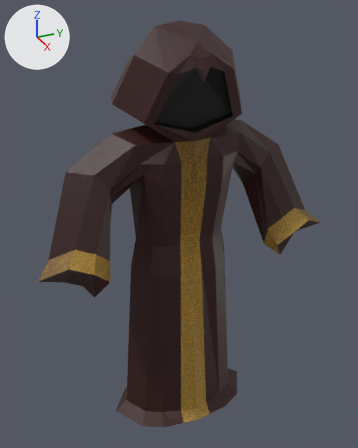
Renders of the Blender file Models/elder.blend from each side of a commit.
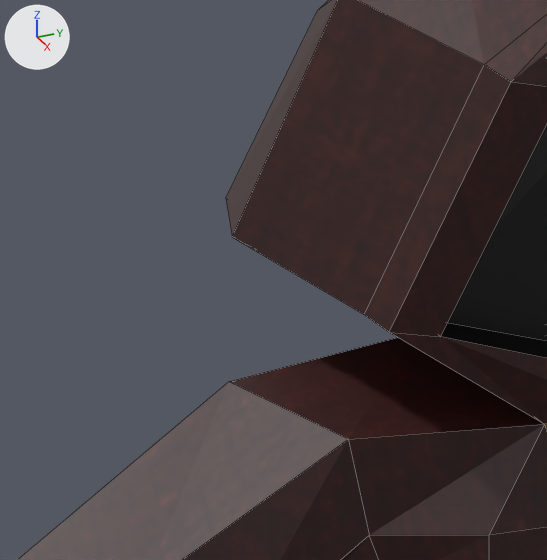
The first picture shows the older version from a camera (50 mm lens) standing at (8.89, -4.22, 5.37) and looking at (-0.56, 0.03, 0.64). The close-ups show the older and then the newer version on the part from 18% to 49% of the width and 13% to 38% of the height of that picture. Only the edits that show in the close-ups are written down. Arrows for +X, +Y and +Z are at upper left; the lights stay in place. The close-ups show mesh edges as thin lines.
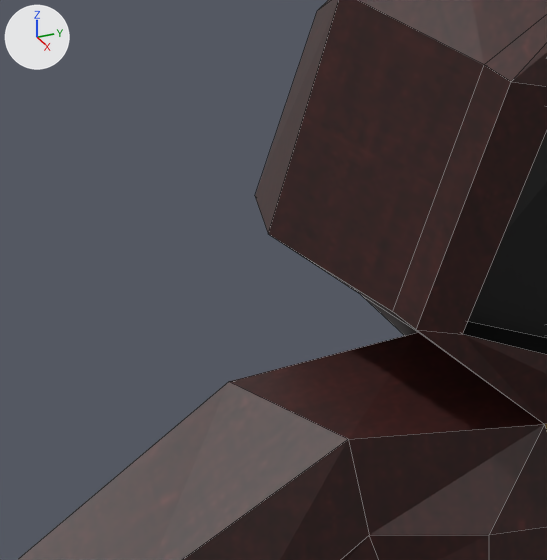
The edits, one by one:
me_cube_001 has 202 vertices, 210 faces, 1 loose edge and spans x -1.59..0.71, y -3.33..3.33, z -4.03..5.14.
me_cube_001 is used by ob_cube; location (0.0, 0.0, -0.175).
Part 1, on me_cube_001:
Vertex 175 of me_cube_001 moves from (-1.2, -1.23, 3.68) at pixel (225, 198) to (-1.2, -1.1, 3.68) at pixel (254, 195).
Vertex 176 of me_cube_001 moves from (0.26, -1.06, 3.41) at pixel (389, 332) to (0.26, -0.95, 3.41) at pixel (416, 329).
Vertex 177 of me_cube_001 moves from (-0.47, -1.43, 3.66) at pixel (232, 237) to (-0.47, -1.28, 3.66) at pixel (268, 234).
Vertex 178 of me_cube_001 moves from (0.13, -1.11, 3.45) at pixel (364, 314) to (0.13, -0.99, 3.45) at pixel (392, 311).
Vertex 179 of me_cube_001 moves from (0.26, -0.85, 3.37) at pixel (440, 336) to (0.26, -0.76, 3.37) at pixel (462, 334).
Vertex 180 of me_cube_001 moves from (0.12, -0.9, 3.42) to (0.12, -0.81, 3.42).

Boxes (x1, y1, x2, y2) around the edits, measured in the close-ups (547 x 560 px; the box of a moved part takes in the faces that stretch with it):
part 1 of me_cube_001, moved or reshaped: before (226, 0, 547, 424); after (255, 0, 547, 424)
